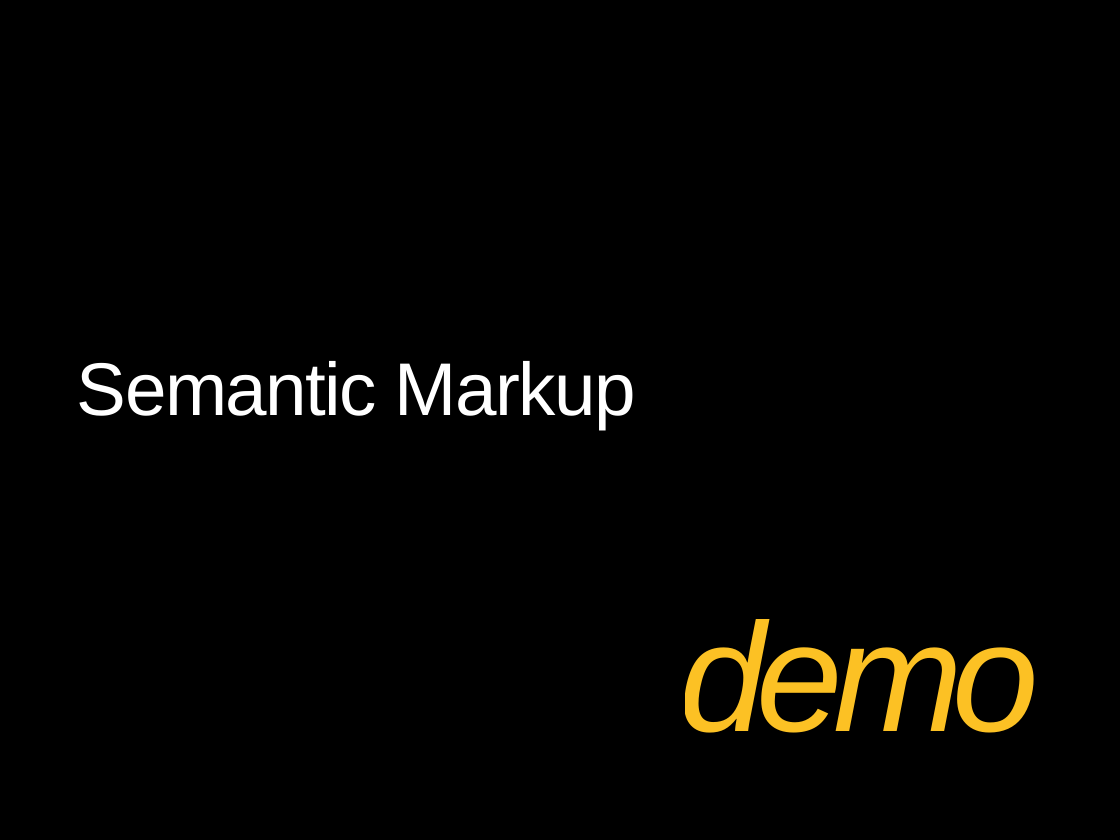
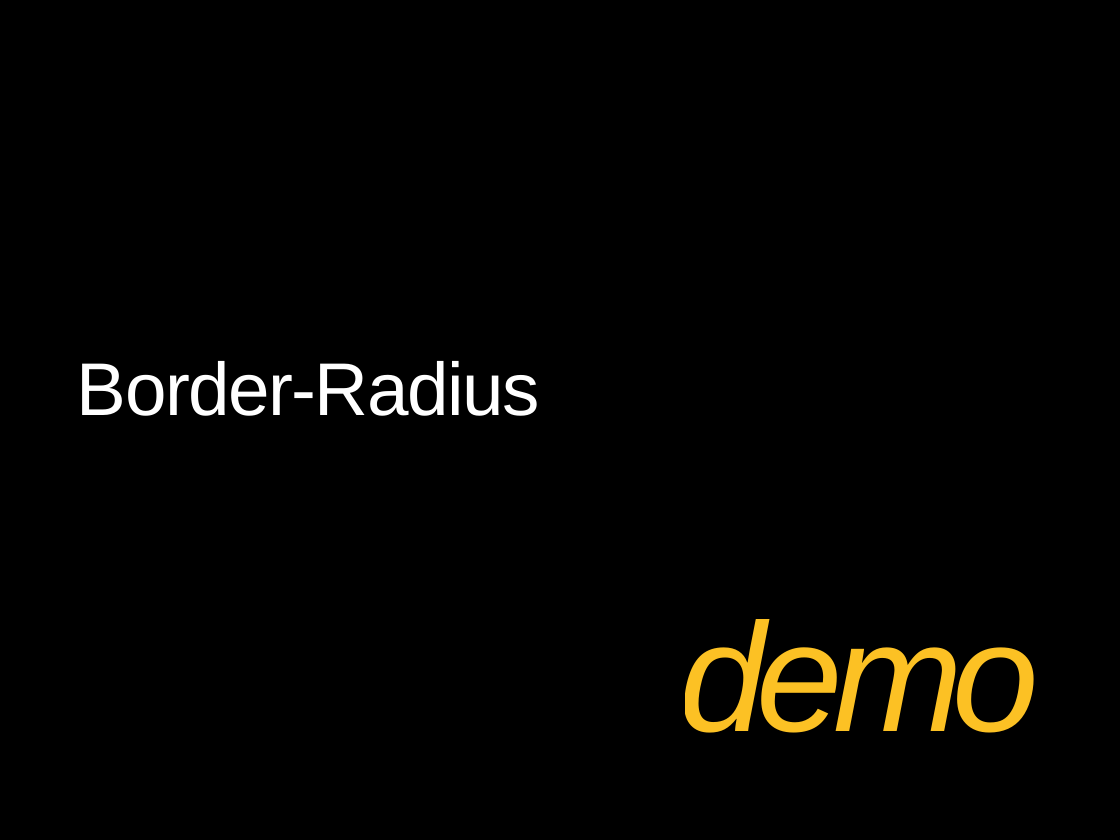
Before and after one commit to theClarkSell/HTML5-Compiler, a slide deck: slide 7 of 3- CSS3/CSS3.pptx (slide 9 before the commit). Drawn at 1120x840 pixels with LibreOffice and Linux fonts; fonts in the diff are those of the drawing; background and template pictures are left out. Boxes give left, top, right and bottom in pixels: in the first picture for what was removed or moved away, otherwise in the second. Text is boxed around its words. In the diff, an @@ line names an element or a change of style, - is before the commit and + after.

```diff
--- a/3- CSS3/CSS3.pptx
+++ b/3- CSS3/CSS3.pptx
@@ title at (77,361,540,416): text changed @@
-Semantic Markup
+Border-Radius
```
Also in this commit, not shown: 1 slide added, 3 slides removed, 2 other files.
